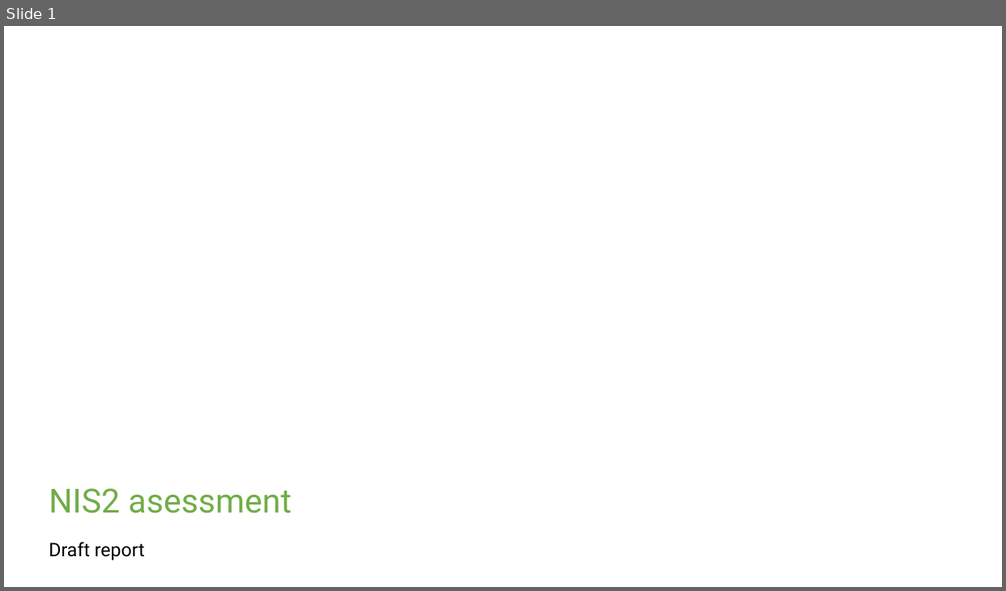
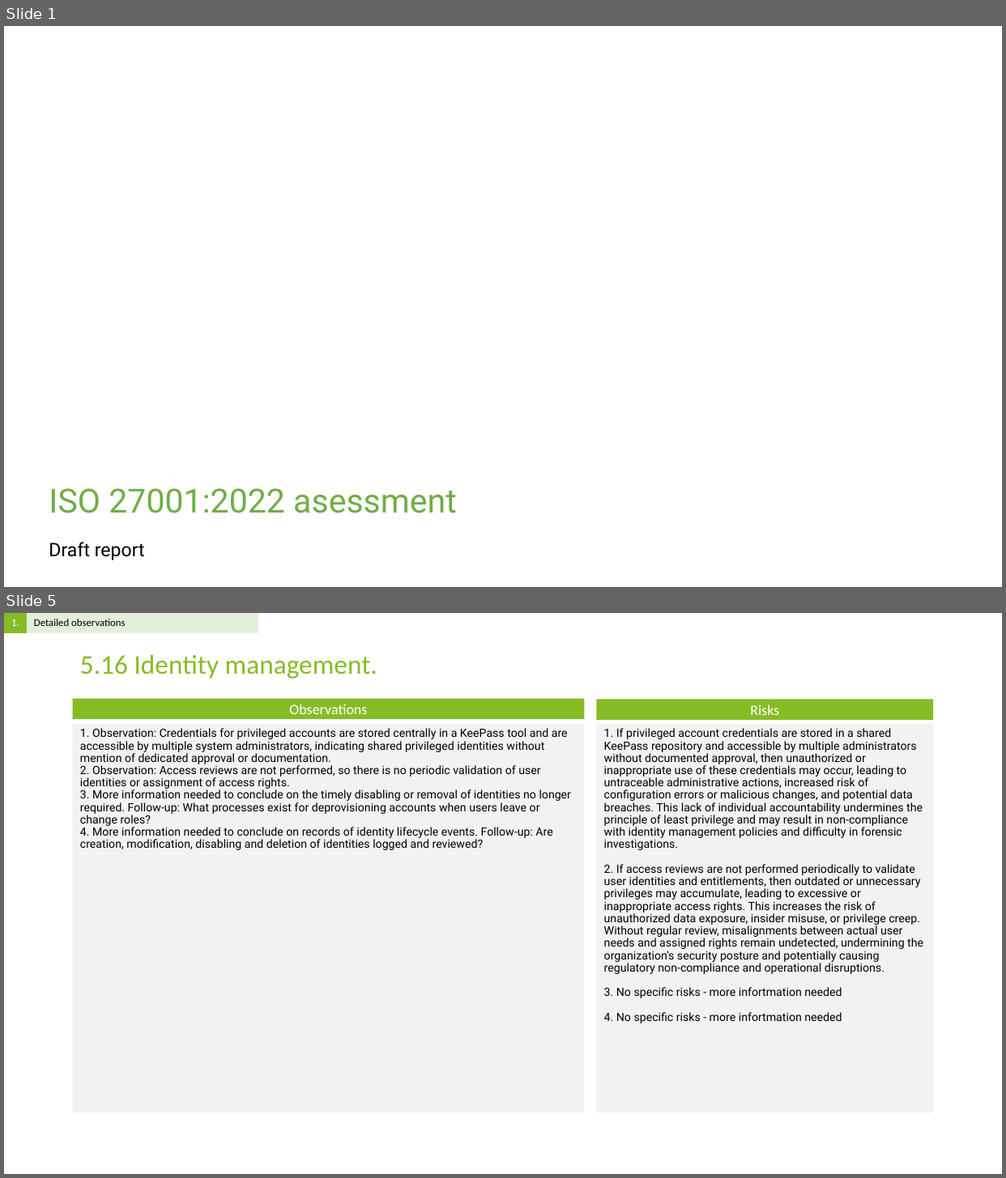
Before and after one commit to Rokas01/tprm, a slide deck: filename.pptx. Shown one above the other, each under a label of ours: slide 1 before the commit, slides 1 and 5 after it; the slides between them are not shown. The pictures are 1006x591 and 1006x1178 pixels, drawn with LibreOffice and Linux fonts; fonts in the diff are those of the drawing; background and template pictures are left out. Boxes give left, top, right and bottom in pixels: in the first picture for what was removed or moved away, otherwise in the second. Text is boxed around its words. In the diff, an @@ line names an element or a change of style, - is before the commit and + after.

```diff
--- a/filename.pptx
+++ b/filename.pptx
@@ slide 5 added at (4, 613, 1002, 1174), background #FFFFFF @@
@@ table added at (4, 613, 258, 633), 1 rows, 2 columns @@
+1. | Detailed observations
@@ title added at (80, 655, 377, 679), 26 pt, text #86BC25 @@
+5.16 Identity management.
@@ rectangle added at (73, 698, 585, 719), fill #86BC25, 14 pt, text #FFFFFF @@
+Observations
@@ rectangle added at (597, 699, 934, 720), fill #86BC25, 14 pt, text #FFFFFF @@
+Risks
@@ text added at (73, 724, 585, 1113), fill #F2F2F2, 11 pt, text #000000 @@
+1. Observation: Credentials for privileged accounts are stored centrally in a KeePass tool and are accessible by multiple system administrators, indicating shared privileged identities without mention of dedicated approval or documentation.
+2. Observation: Access reviews are not performed, so there is no periodic validation of user identities or assignment of access rights.
+3. More information needed to conclude on the timely disabling or removal of identities no longer required. Follow-up: What processes exist for deprovisioning accounts when users leave or change roles?
+4. More information needed to conclude on records of identity lifecycle events. Follow-up: Are creation, modification, disabling and deletion of identities logged and reviewed?
@@ text added at (597, 724, 934, 1113), fill #F2F2F2, 11 pt, text #000000 @@
+1. If privileged account credentials are stored in a shared KeePass repository and accessible by multiple administrators without documented approval, then unauthorized or inappropriate use of these credentials may occur, leading to untraceable administrative actions, increased risk of configuration errors or malicious changes, and potential data breaches. This lack of individual accountability undermines the principle of least privilege and may result in non-compliance with identity management policies and difficulty in forensic investigations.
+2. If access reviews are not performed periodically to validate user identities and entitlements, then outdated or unnecessary privileges may accumulate, leading to excessive or inappropriate access rights. This increases the risk of unauthorized data exposure, insider misuse, or privilege creep. Without regular review, misalignments between actual user needs and assigned rights remain undetected, undermining the organization's security posture and potentially causing regulatory non-compliance and operational disruptions.
+3. No specific risks - more infortmation needed
+4. No specific risks - more infortmation needed
@@ slide 1 changed as well @@
@@ title at (49, 489, 457, 514): text changed @@
-NIS2 asessment
+ISO 27001:2022 asessment
```
Also in this commit, not shown: 4 other slides changed, 13 other slides added, 1 other file.
